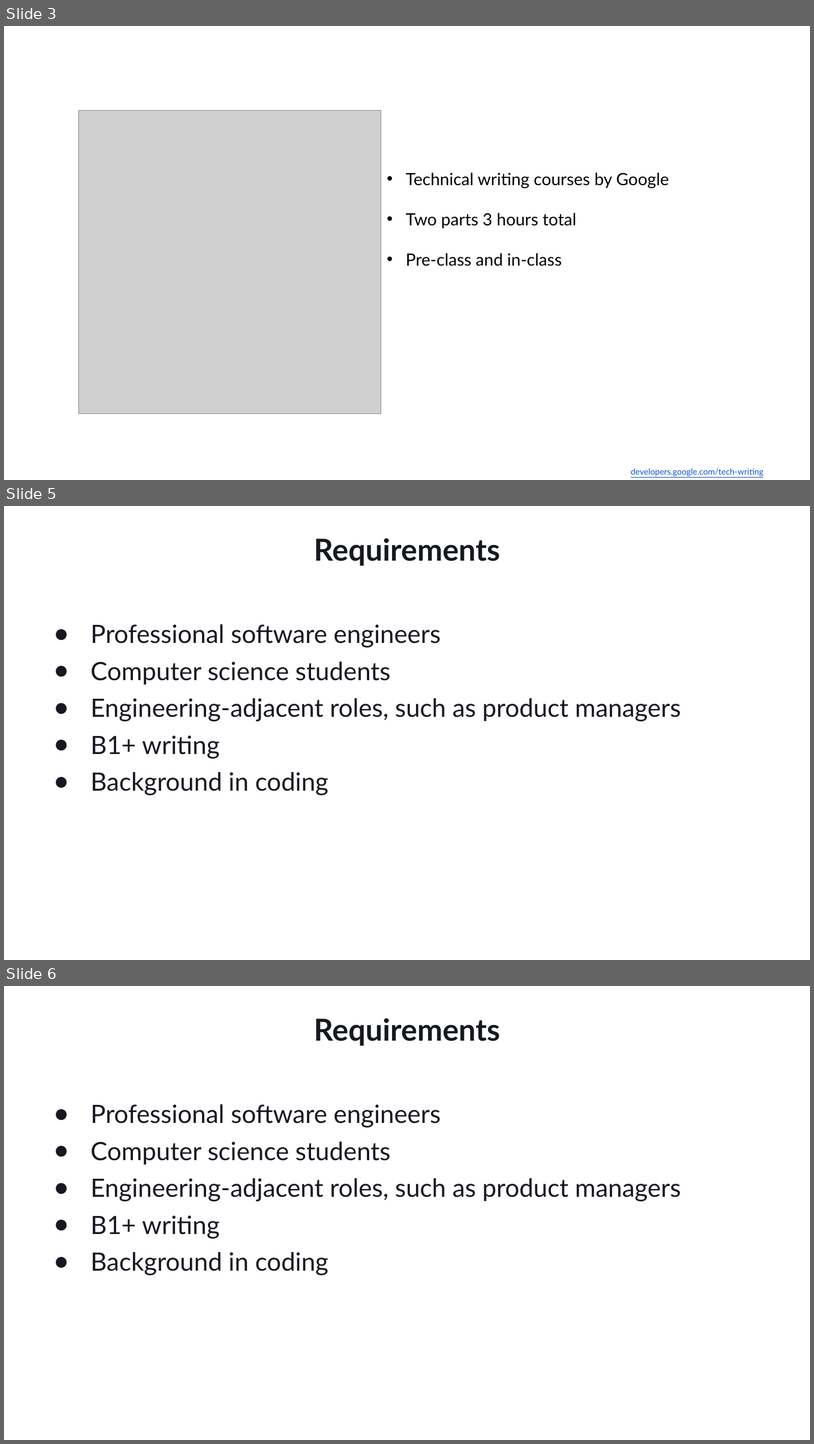
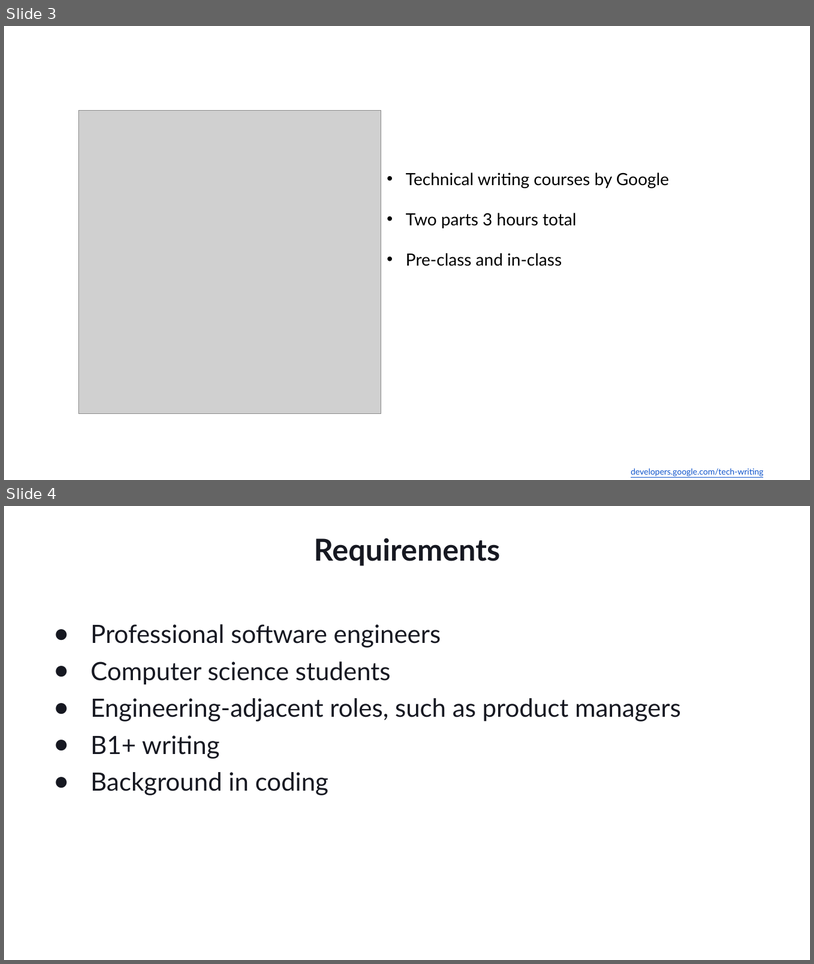
Before and after one commit to Ungerfall/ungerfall.github.io, a slide deck: presentation/tech-writing/tech-writing-azure-static-web-apps.pptx. Shown one above the other, each under a label of ours: slides 3, 5 and 6 before the commit, slides 3 and 4 after it; the slides between them are not shown. The pictures are 814x1444 and 814x964 pixels, drawn with LibreOffice and Linux fonts; fonts in the diff are those of the drawing; grey boxes stand for pictures; background and template pictures are left out. Boxes give left, top, right and bottom in pixels: in the first picture for what was removed or moved away, otherwise in the second. Text is boxed around its words. In the diff, an @@ line names an element or a change of style, - is before the commit and + after.

```diff
--- a/presentation/tech-writing/tech-writing-azure-static-web-apps.pptx
+++ b/presentation/tech-writing/tech-writing-azure-static-web-apps.pptx
@@ slide 5 removed at (4, 506, 810, 960), background #FFFFFF @@
@@ title removed at (314, 538, 500, 566) @@
-Requirements
@@ text removed at (90, 624, 681, 795) @@
-● Professional software engineers
-● Computer science students
-● Engineering-adjacent roles, such as product managers
-● B1+ writing
-● Background in coding
@@ what was slide 6 is now slide 4 @@
```
Also in this commit, not shown: 6 slides added, 1 other slide removed, 1 other file.
